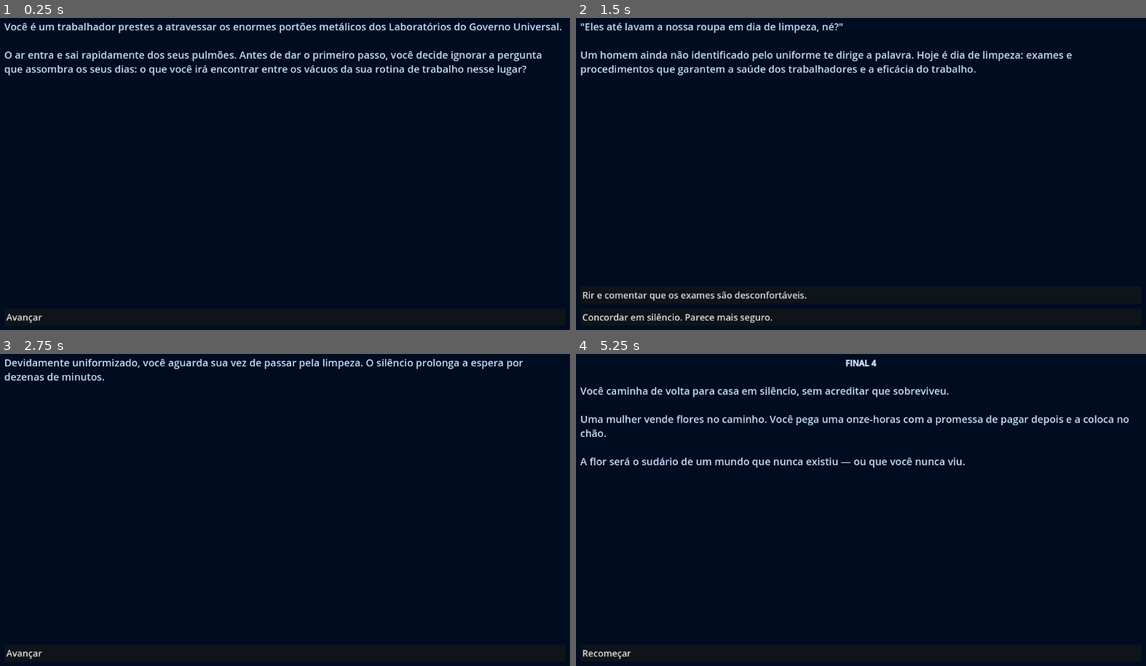
Above: before the commit, frames 1-4 (two rows, left to right).
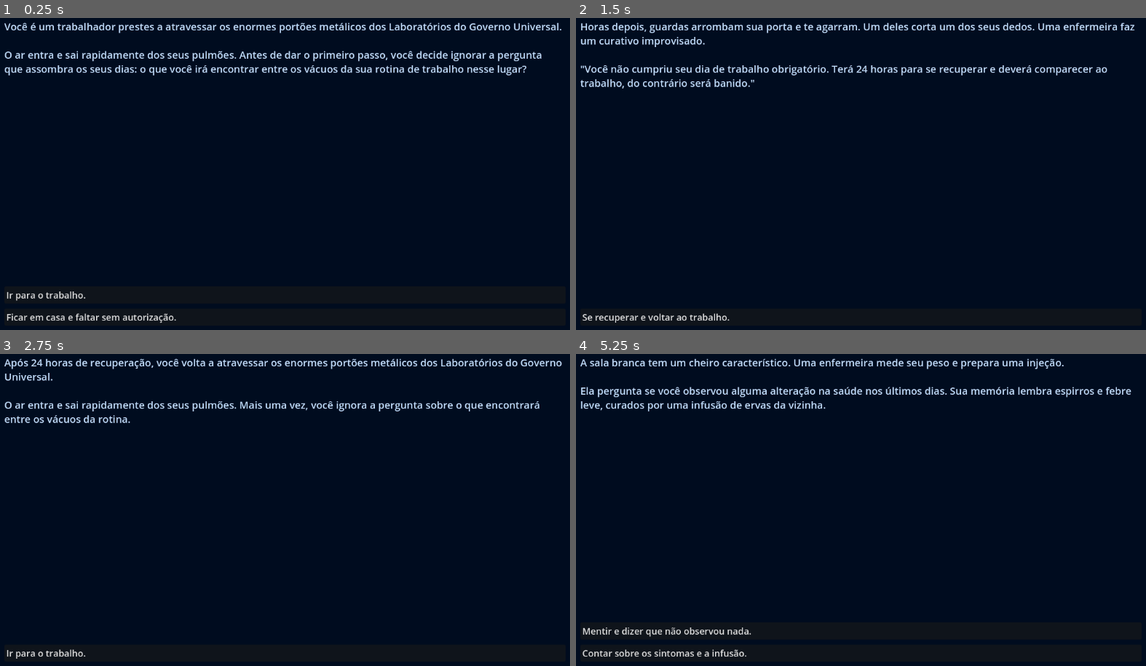
Above: after the commit, the same moments.

Repository: LeeryDig/sudario-de-onze-horas
Game: Godot game, scene res://GameUI.tscn
Same seed, same stepped clock (60 frames per second), same inputs: the game is played once before the commit and once after it.
Inputs (mouse positions are in pixels of both pictures, inside the frame that each line leads up to):
- Up to frame 1 (0.25 s): no input
- Up to frame 2 (1.5 s): click (861, 317) at 0.5 s, where only the run before the commit has a clickable "Avançar"; click "Avançar" at 1.25 s
- Up to frame 3 (2.75 s): click (285, 653) at 2 s, where only the run after the commit has a clickable "Se recuperar e voltar ao trab…"
- Up to frame 4 (5.25 s): click "Avançar" (after the commit: "Ir para o trabalho.") at 2.75 s; click "Mentir e dizer que não observ…" (after the commit: "Avançar") at 3.5 s; click (861, 653) at 4.25 s, where only the run before the commit has a clickable "Tomar o comprimido e iniciar …"; click "Ir embora." (after the commit: "Avançar") at 5 s

The runs differ from the first frame. In frame 1, 0.5% of the frame differs, in the area x 1-31%, y 87-98%; in frame 2, 5.0%; in frame 3, 3.2%; in frame 4, 5.5%, in the area x 0-98%, y 1-98%.

Commit message:
atualização do roteiro

Diff:
--- a/Story.gd
+++ b/Story.gd
@@ -4,7 +4,10 @@
 	return {
 		"1": {
 			"pages": ["Você é um trabalhador prestes a atravessar os enormes portões metálicos dos Laboratórios do Governo Unive …(227 unchanged characters)…
-			"choices": [{"label": "Avançar", "next": "2"}]
+			"choices": [
+				{"label": "Ir para o trabalho.", "next": "2"},
+				{"label": "Ficar em casa e faltar sem autorização.", "next": "17"}
+			]
 		},
 		"2": {
 			"pages": ["Como no dia anterior e no dia antes desse, você se apresenta no vestiário dos Laboratórios, cheio de outr …(347 unchanged characters)…
@@ -17,12 +20,16 @@
 			"pages": ["O homem sorri e sussurra:\n\n\"Isso é esquisito mesmo… eles fazem coisas que a gente não entende… experimentos, esse tipo de coisa, sabe?\"\n\nA conversa está ficando perigosa. Alguns guardas parecem desconfiados."],
 			"choices": [
 				{"label": "Negar, mas demonstrar interesse.", "next": "4"},
-				{"label": "Encerrar o diálogo e seguir de cabeça baixa.", "next": "5"}
+				{"label": "Encerrar o diálogo e seguir de cabeça baixa.", "next": "5"},
+				{"label": "Desafiar um dos guardas que te encara.", "next": "18"}
 			]
 		},
 		"4": {
 			"pages": ["O homem encara os guardas e volta a falar:\n\n\"Eu tenho amigos tentando descobrir pra onde vai o materia …(207 unchanged characters)…
-			"choices": [{"label": "Encontrar o homem no fim do dia.", "next": "15"}]
+			"choices": [
+				{"label": "Encontrar o homem no fim do dia.", "next": "15"},
+				{"label": "Denunciá-lo para os guardas.", "next": "21"}
+			]
 		},
 		"5": {
 			"pages": ["Devidamente uniformizado, você aguarda sua vez de passar pela limpeza. O silêncio prolonga a espera por d …(284 unchanged characters)…
@@ -42,24 +49,30 @@
 		"8": {
 			"pages": ["POSITIVO.\n\nA enfermeira aperta um botão. Um sinal irritante indica que a área foi selada. Não há tempo para gritar. Os guardas atiram."],
 			"ending": "FINAL 1",
-			"choices": [{"label": "Recomeçar", "next": "1"}]
+			"choices": [{"label": "Voltar para a limpeza", "next": "5"}]
 		},
 		"9": {
 			"pages": ["NEGATIVO.\n\nA enfermeira se alivia e dispensa os guardas. Antes de abrir a porta, sussurra:\n\n\"Não conta pra ninguém sobre essas ervas, entendido?\""],
-			"choices": [{"label": "Iniciar o trabalho do dia.", "next": "10"}]
+			"choices": [
+				{"label": "Iniciar o trabalho.", "next": "10"},
+				{"label": "Tentar sair correndo dali.", "next": "12"}
+			]
 		},
 		"10": {
 			"pages": ["No caminho até a linha de produção, você está sozinho no corredor. A imagem das armas ao seu redor ainda  …(231 unchanged characters)…
 			"choices": [{"label": "Ir ao refeitório.", "next": "11"}, {"label": "Tentar sair correndo dali.", "next": "12"}]
 		},
 		"11": {
-			"pages": ["No refeitório, você recebe sua porção diária e ingere um líquido que não é água. Isso te acalma.\n\nLogo o sinal toca novamente. Hora de voltar para a linha. O dia está perto de acabar."],
-			"choices": [{"label": "Voltar para a linha.", "next": "13"}]
+			"pages": ["No refeitório, você recebe sua porção diária e ingere um líquido que não é água. Isso te acalma.\n\nLogo o sinal toca novamente. Hora de voltar para a linha. O dia está perto de acabar, mas você está exausto."],
+			"choices": [
+				{"label": "Tirar um cochilo rápido no banheiro.", "next": "22"},
+				{"label": "Voltar ao trabalho.", "next": "13"}
+			]
 		},
 		"12": {
-			"pages": ["Você descarta os equipamentos e passa pelos corredores devagar, afogado em desespero.\n\nPróximo ao vestiário, algo perfura seu peito. Não houve barulho. Em um último esforço, você grita por socorro, mas ninguém vem."],
+			"pages": ["Você passa pelos corredores devagar, afogado em desespero.\n\nPróximo ao vestiário, algo perfura seu peito. Não houve barulho. Em um último esforço, você grita por socorro, mas ninguém vem."],
 			"ending": "FINAL 2",
-			"choices": [{"label": "Recomeçar", "next": "1"}]
+			"choices": [{"label": "Voltar para a linha de produção", "next": "10"}]
 		},
 		"13": {
 			"pages": ["Após algumas horas na linha, o cheiro da soja te enjoa. Você vai ao vestiário, retira o uniforme e veste suas roupas civis."],
@@ -78,5 +91,50 @@
 		"16": {
 			"pages": ["Depois de um dia exaustivo de trabalho, você se dirige ao vestiário, retira o uniforme e veste suas roupas civis."],
 			"choices": [{"label": "Ir embora.", "next": "14"}, {"label": "Esperar mais um pouco no vestiário.", "next": "15"}]
+		},
+		"17": {
+			"pages": ["Você decide tirar o dia para descansar, sem justificativa. Enquanto seus vizinhos seguem para o trabalho, alguns olham sua janela com receio.", "Horas depois, guardas arrombam sua porta e te agarram. Um deles corta um dos seus dedos. Uma enfermeira faz um curativo improvisado.\n\n\"Você não cumpriu seu dia de trabalho obrigatório. Terá 24 horas para se recuperar e deverá comparecer ao trabalho, do contrário será banido.\""],
+			"choices": [{"label": "Se recuperar e voltar ao trabalho.", "next": "25"}]
+		},
+		"18": {
+			"pages": ["Você interrompe a conversa e caminha em direção a um guarda. Os outros trabalhadores desviam o olhar.\n\nEle aponta a arma e ordena:\n\n\"Dá meia-volta, peão!\""],
+			"choices": [
+				{"label": "Correr na direção do guarda.", "next": "19"},
+				{"label": "Dar meia-volta e obedecer.", "next": "20"}
+			]
+		},
+		"19": {
+			"pages": ["Ao menor movimento, o guarda dispara. Não há um segundo para pensar.\n\nVocê vê o próprio sangue se espalhando ao seu redor."],
+			"ending": "FINAL 5",
+			"choices": [{"label": "Voltar ao início", "next": "1"}]
+		},
+		"20": {
+			"pages": ["Você encara o guarda e decide obedecer. Quando vira as costas, ouve o disparo e sente a bala atravessar sua pele.\n\nDesafiar uma autoridade já foi suficiente. Você foi banido."],
+			"ending": "FINAL 6",
+			"choices": [{"label": "Voltar para a conversa", "next": "3"}]
+		},
+		"21": {
+			"pages": ["Antes de sair do vestiário, você se aproxima dos guardas e denuncia o homem. Eles imediatamente ordenam que ele os acompanhe.\n\nEle olha para você pela última vez, com desdém."],
+			"choices": [{"label": "Seguir para a limpeza.", "next": "5"}]
+		},
+		"22": {
+			"pages": ["Você entra em uma cabine do banheiro e cochila até o sinal tocar. No caminho de volta, vê uma mulher do setor de comunicação discutindo com um jovem desconhecido.", "Ao te avistarem, eles se separam. O jovem esconde algo no uniforme e segue por outro corredor."],
+			"choices": [
+				{"label": "Segui-lo com cuidado.", "next": "23"},
+				{"label": "Continuar o caminho de volta ao trabalho.", "next": "24"}
+			]
+		},
+		"23": {
+			"pages": ["Sua curiosidade vence. Você segue o homem por um corredor mal iluminado e o perde de vista.\n\nEle te surpreende com um pedaço de vidro e golpeia seu pescoço. Enquanto você dá os últimos suspiros, ele diz:\n\n\"Você nunca irá me parar, eu sou a Primeira Estrela!\""],
+			"ending": "FINAL 8",
+			"choices": [{"label": "Voltar ao início", "next": "1"}]
+		},
+		"24": {
+			"pages": ["Você chega dois minutos atrasado à linha de produção. Os guardas informam a punição: um pequeno desconto no pagamento ao final do mês."],
+			"choices": [{"label": "Voltar ao trabalho.", "next": "13"}]
+		},
+		"25": {
+			"pages": ["Após 24 horas de recuperação, você volta a atravessar os enormes portões metálicos dos Laboratórios do Governo Universal.\n\nO ar entra e sai rapidamente dos seus pulmões. Mais uma vez, você ignora a pergunta sobre o que encontrará entre os vácuos da rotina."],
+			"choices": [{"label": "Ir para o trabalho.", "next": "2"}]
 		}
 	}
Not shown, changed: roteiro/roteiro.md
